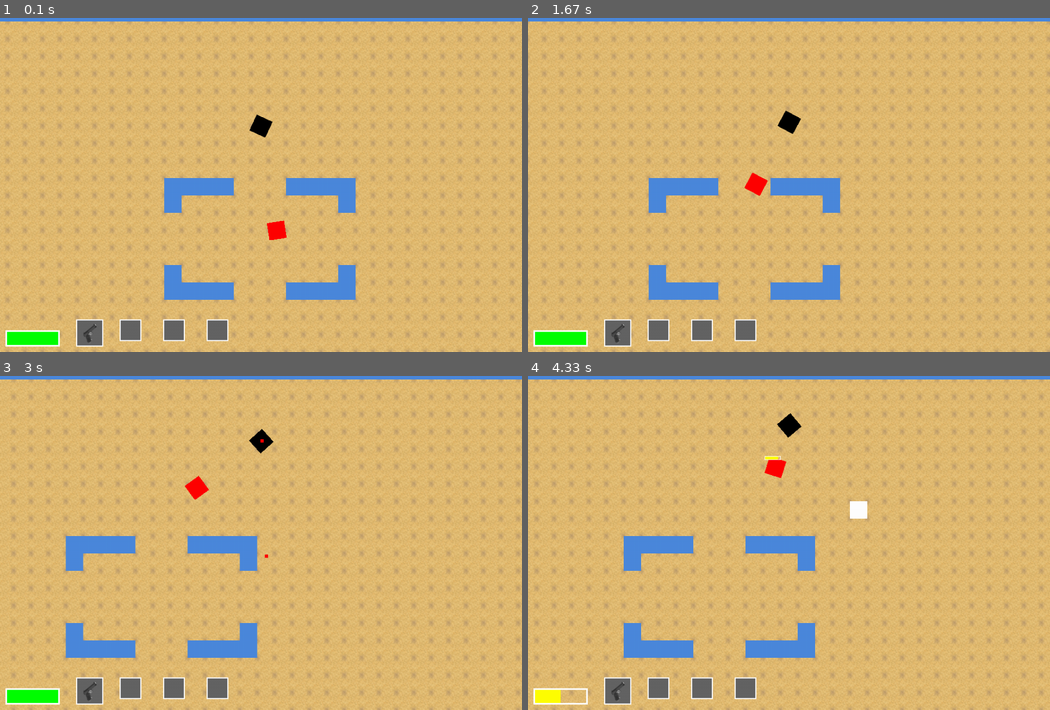
Above: before the commit, frames 1-4 (two rows, left to right).
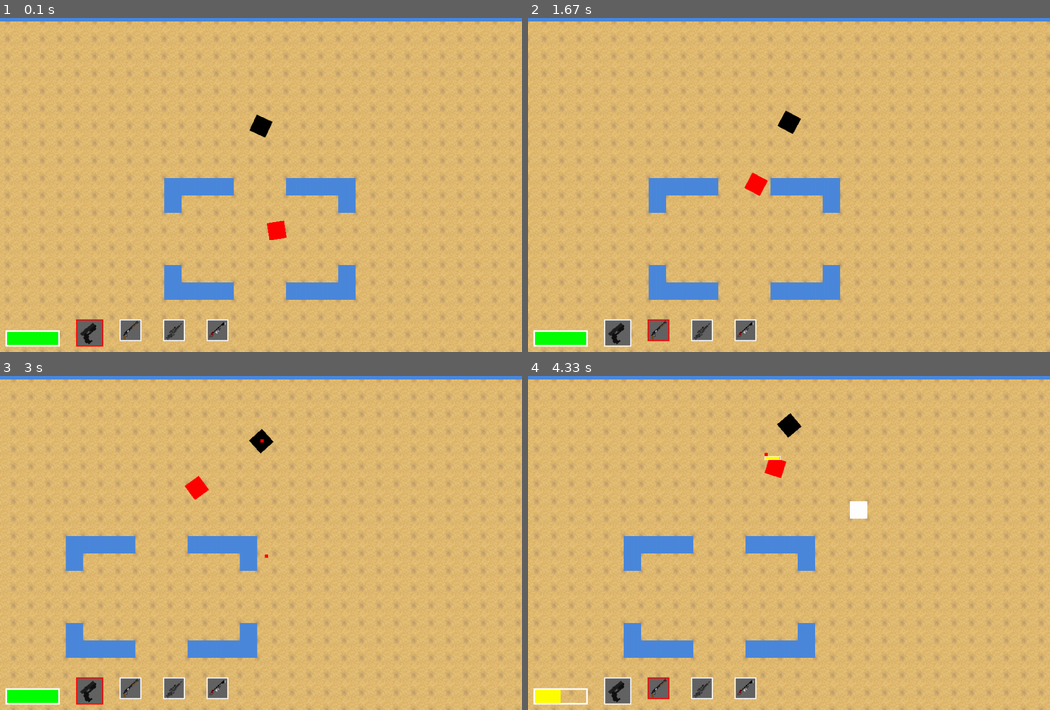
Above: after the commit, the same moments.

Repository: kangshwan/coop_pygame
Game: pygame game, started from main.py
The game is run twice, just before and just after one commit, with the same random seed, the same clock (stepped at 60 frames per second) and the same inputs.
Inputs (mouse positions are in pixels of both pictures, inside the frame that each line leads up to):
- Up to frame 1 (0.1 s): no input
- Up to frame 2 (1.67 s): tap 2 at 0.33, 1.65 s; press the mouse at (627, 124) at 0.7 s; move the mouse to (627, 191) at 0.8 s; release the mouse at (627, 258) at 0.93 s; hold D 1-1.47 s; click (867, 54) at 1.08 s; hold W from 1.5 s (still down); click (653, 48) at 1.58 s
- Up to frame 3 (3 s): release W at 1.8 s; hold D 1.83-2.3 s; click (73, 526) at 1.92 s; tap 1 at 1.98 s; hold A 2.33-2.87 s; click (261, 579) at 2.42 s; hold S from 2.9 s (still down); click (396, 589) at 2.98 s
- Up to frame 4 (4.33 s): tap 2 at 3.05, 4.22 s; release S at 3.2 s; hold A 3.23-3.63 s; click (893, 509) at 3.32 s; tap 1 at 3.38 s; hold W 3.67-4.03 s; click (590, 459) at 3.75 s; hold D from 4.07 s (still down); click (616, 569) at 4.15 s

The runs differ from the first frame. In frame 1, 0.3% of the frame differs, in the area x 14-44%, y 90-99%; in frame 2, 0.3%; in frame 3, 0.3%; in frame 4, 0.3%.

Commit message:
added img, and show which weapon chosen

Diff:
--- a/hud.py
+++ b/hud.py
@@ -2,16 +2,15 @@
 import os
 from os import path
 from setting import *
+BAR_LENGTH = 100
+BAR_HEIGHT = 30
 
 def draw_player_health(surf, x, y, health, amor, max_health):
     # 현재 체력과 방어력, 그리고 최대체력의 한계치를 받아옴.
     pct = (health+amor)/max_health
     # 최대치에대한 체력과 방어력의 비율
-    print(max_health)
     if pct < 0:
         pct = 0
-    BAR_LENGTH = 100
-    BAR_HEIGHT = 30
     try:
         amor_pct = amor/(health+amor)
         # 내 체력에서 방어력 비율
@@ -19,6 +18,7 @@
         # 실제 체력에서 체력 비율
     except ZeroDivisionError:
         amor_pct = 0
+        health_pct = 0
         # health+amor가 0이되는 순간도 존재하기때문에 예외처리
     if pct < amor_pct or amor <= 0:
         health_fill = (health_pct+amor_pct)* BAR_LENGTH
@@ -44,37 +44,58 @@
     pg.draw.rect(surf, WHITE, outline_rect, 3)
     # 그리는 순서를 아머->체력->외곽 순으로 그려서 체력이 아머위에 덧쓰워져서 아머가 채워진것처럼 보인다.
 
-def draw_gun_list(surf, gunstatus):
+def draw_gun_list(surf, gunstatus, gun_now):
     for idx, val in enumerate(gunstatus):
-        draw_gun(surf, 140 + idx * 80, HEIGHT-60, val, idx)
+        draw_gun(surf, BAR_LENGTH + 40 + idx * 80, HEIGHT-60, val, idx, gun_now)
 
-def draw_gun(surf, x, y, possible, gun_kind):
-    BAR_LENGTH = 50
+def draw_gun(surf, x, y, possible, gun_kind, gun_now):
+    BAR_WIDTH = 50
     BAR_HEIGHT = 50
     image = 0
+    rotated = 0
     if gun_kind == 0:
         game_folder = path.dirname(__file__)
         img_folder = path.join(game_folder, 'Image')
-        image = pg.image.load(path.join(img_folder, WEAPON_IMGS[gun_kind]))
+        image = pg.image.load(path.join(img_folder, WEAPON_IMGS[gun_kind])).convert_alpha()
+        rotated = pg.transform.scale(pg.transform.rotate(image, 40),(48, 48))
     if gun_kind == 1:
         game_folder = path.dirname(__file__)
         img_folder = path.join(game_folder, 'Image')
-        image = pg.image.load(path.join(img_folder, WEAPON_IMGS[gun_kind]))
+        image = pg.image.load(path.join(img_folder, WEAPON_IMGS[gun_kind])).convert_alpha()
+        rotated = pg.transform.scale(pg.transform.rotate(image, 40),(48, 48))
     if gun_kind == 2:
         game_folder = path.dirname(__file__)
         img_folder = path.join(game_folder, 'Image')
-        image = pg.image.load(path.join(img_folder, WEAPON_IMGS[gun_kind]))
+        image = pg.image.load(path.join(img_folder, WEAPON_IMGS[gun_kind])).convert_alpha()
+        rotated = pg.transform.scale(pg.transform.rotate(image, 40),(48, 48))
     if gun_kind == 3:
         game_folder = path.dirname(__file__)
         img_folder = path.join(game_folder, 'Image')
-        image = pg.image.load(path.join(img_folder, WEAPON_IMGS[gun_kind]))
+        image = pg.image.load(path.join(img_folder, WEAPON_IMGS[gun_kind])).convert_alpha()
+        rotated = pg.transform.scale(pg.transform.rotate(image, 40),(48, 48))
+
     if possible[0]:
-        gun_rect = pg.Rect(x, y, BAR_LENGTH, BAR_HEIGHT)
+        gun_rect = pg.Rect(x, y, BAR_WIDTH, BAR_HEIGHT)
         pg.draw.rect(surf, LIGHTGREY, gun_rect)
-        pg.draw.rect(surf, WHITE, gun_rect,2)
-        surf.blit(image, (x, y))
+        if gun_kind == gun_now:
+            pg.draw.rect(surf, RED, gun_rect,2)
+        else:
+            pg.draw.rect(surf, WHITE, gun_rect,2)
+        surf.blit(rotated, (x+2, y+2))
+    else:
+        gun_rect = pg.Rect(x, y, BAR_WIDTH - 10, BAR_HEIGHT - 10)
+        rotated = pg.transform.scale(rotated, (36,36))
+        pg.draw.rect(surf, LIGHTGREY, gun_rect)
+        if gun_kind == gun_now:
+            pg.draw.rect(surf, RED, gun_rect,2)
+        else:
+            pg.draw.rect(surf, WHITE, gun_rect,2)
+        surf.blit(rotated, (x+2, y+2))
 
-    else:
-        gun_rect = pg.Rect(x, y, BAR_LENGTH - 10, BAR_HEIGHT - 10)
-        pg.draw.rect(surf, LIGHTGREY, gun_rect)
-        pg.draw.rect(surf, WHITE, gun_rect,2)
+def draw_grenade_list(surf, grenade_left):
+    for idx in range(grenade_left):
+        print(idx)
+        #draw_grenade(surf, )
+    pass
+def draw_grenade(surf, x, y):
+    pass
--- a/main.py
+++ b/main.py
@@ -160,10 +160,8 @@
                 self.player.amor -= GRENADE_DAMAGE
                 print(self.player.amor)
                 if self.player.amor < 0:
-                    print('passed')
                     self.player.health += self.player.amor
             else:
-                print("fuck~!")
                 self.player.health -= GRENADE_DAMAGE
                 print(self.player.health)
             hit.vel = vec(0, 0)
@@ -213,8 +211,8 @@
 
         # HUD functions
         draw_player_health(self.screen, 10, HEIGHT - 40, self.player.health, self.player.amor ,self.player.max_health)
-        draw_gun_list(self.screen, self.player.gun_status)
-
+        draw_gun_list(self.screen, self.player.gun_status, self.player.gun_select)
+        draw_grenade_list(self.screen, self.player.grenade[1])
         pg.display.update()
 
     def load_data(self):
--- a/setting.py
+++ b/setting.py
@@ -61,7 +61,7 @@
                            'bullet_lifetime': 400,
                            'rate': 0,
                            'damage': 3,
-                           'spread': 7,
+                           'spread': 3,
                            'bullet_size': (3,3),
                            'bullet_count': 15}
 #'flamethrower 추가 바람
@@ -93,7 +93,7 @@
 TEST = "test.png"
 GROUND_IMG = 'ground.png'
 WEAPON_IMGS = []
-WEAPON_IMGS.append('pistol.png')#pistol image
-WEAPON_IMGS.append('pistol.png')#shotgun image
-WEAPON_IMGS.append('pistol.png')#sniper image
-WEAPON_IMGS.append('pistol.png')#flamethrower image
+WEAPON_IMGS.append('glock.png')#pistol image
+WEAPON_IMGS.append('shotgun.png')#shotgun image
+WEAPON_IMGS.append('sniper_2.png')#sniper image
+WEAPON_IMGS.append('flamethrower.png')#flamethrower image
--- a/sprites.py
+++ b/sprites.py
@@ -75,6 +75,7 @@
         self.weapon = 'pistol'
         self.weapon_rate = WEAPONS[self.weapon]['rate']
         self.weapon_damage = WEAPONS[self.weapon]['damage']
+        self.grenade = [True, 5]
 
     def load_images(self):
         self.image = pg.Surface(self.size, pg.SRCALPHA)
@@ -91,7 +92,6 @@
             self.weapon = 'pistol'
             self.weapon_rate = WEAPONS[self.weapon]['rate']
             self.weapon_damage = WEAPONS[self.weapon]['damage']
-
             # 총기를 잘 집었는지 출력
         if keys[pg.K_2]:
             self.gun_select = 1
@@ -119,19 +119,23 @@
         # add acceleration when press w,a,s,d / w,a,s,d를 눌렀을때 가속을 더해줌.
         key = pg.mouse.get_pressed()
         if key[0]:
-            if self.gun_status[0][0]:
+            if self.gun_status[self.gun_select][0]:
+                print("passed test")
                 self.shoot(self.gun_select)
         if key[2]:
             #마우스 우클릭시
-            now = pg.time.get_ticks()
-            print('clicked')
-            if now - self.last_grenade > GRENADE_RATE:
-                self.last_grenade = now
-                dir = vec(1,0).rotate(self.rot)
-                relate_pos = vec(pg.mouse.get_pos()[0] - self.game.camera.camera.x, pg.mouse.get_pos()[1] - self.game.camera.camera.y)
-                dir_size = relate_pos-self.pos
-                Grenade(self.game, self.pos, dir, dir_size.length())
-                print('fire in the hole!')
+            if self.grenade[0]:
+                now = pg.time.get_ticks()
+                if now - self.last_grenade > GRENADE_RATE:
+                    self.last_grenade = now
+                    dir = vec(1,0).rotate(self.rot)
+                    relate_pos = vec(pg.mouse.get_pos()[0] - self.game.camera.camera.x, pg.mouse.get_pos()[1] - self.game.camera.camera.y)
+                    dir_size = relate_pos-self.pos
+                    Grenade(self.game, self.pos, dir, dir_size.length())
+                    self.grenade[1] -= 1
+                    if self.grenade[1] <= 0:
+                        self.grenade[0] = False
+                    print('fire in the hole!')
 
     def shoot(self, gun_select):
         now = pg.time.get_ticks()
@@ -153,6 +157,7 @@
                 pass
             elif self.gun_status[self.gun_select][1] <= 0:
                 self.gun_status[self.gun_select][0] = False
+                print("no longer use")
             print('left bullet', self.gun_status[self.gun_select][1])
 
     def update(self):
@@ -244,6 +249,9 @@
                     self.health = PLAYER_HEALTH
 
             if hit.item_no == 4:
+                self.gun_status[1] = [True, 12]
+                self.gun_status[2] = [True, 1]
+                self.gun_status[3] = [True, 1000]
                 self.amor = AMOR_HEALTH # 체력이 아니라 armor (일정 시간이 지나면 사라짐) / 초록색이 아니라 체력과 따로 흰색으로 표시되도록
                 self.max_health = PLAYER_HEALTH + AMOR_HEALTH
                 self.max_health = self.health + self.amor
Binary file added: Image/flamethrower.png
Binary file added: Image/glock.png
Binary file added: Image/shotgun.png
Binary file added: Image/sniper.png
Binary file added: Image/sniper_2.png
Binary file added: Image/sniper_rifle.png
